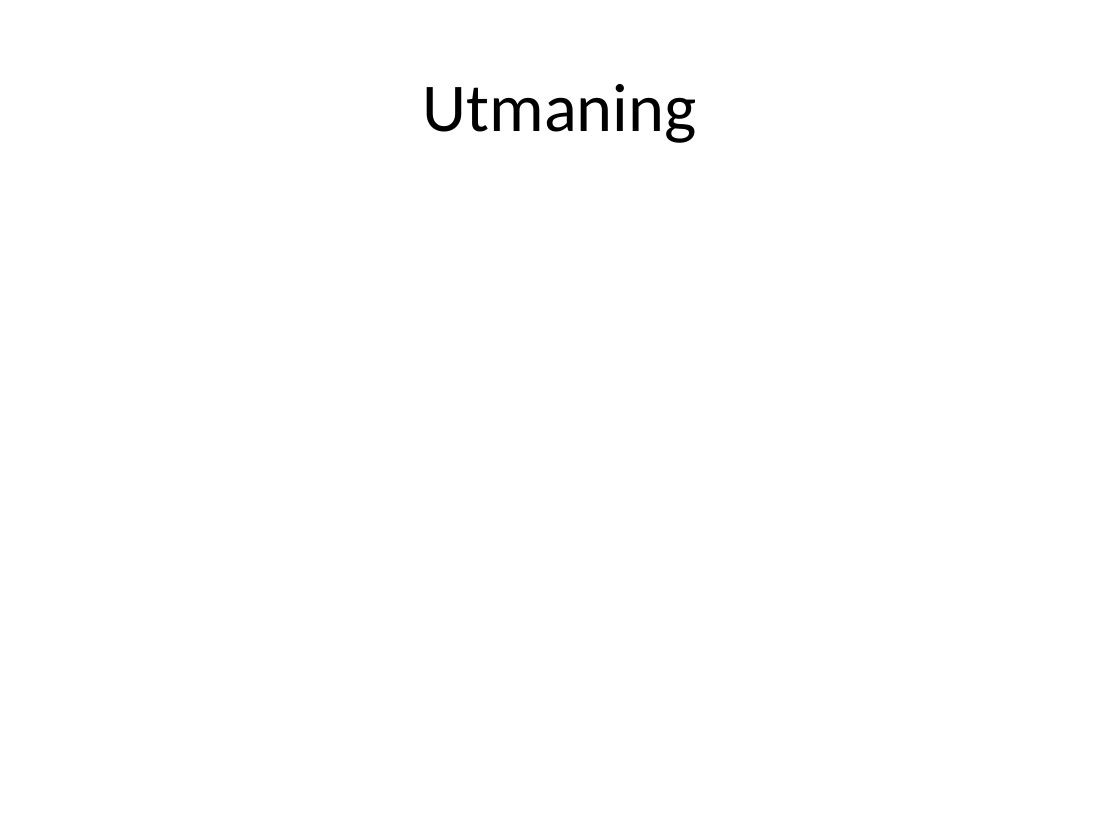
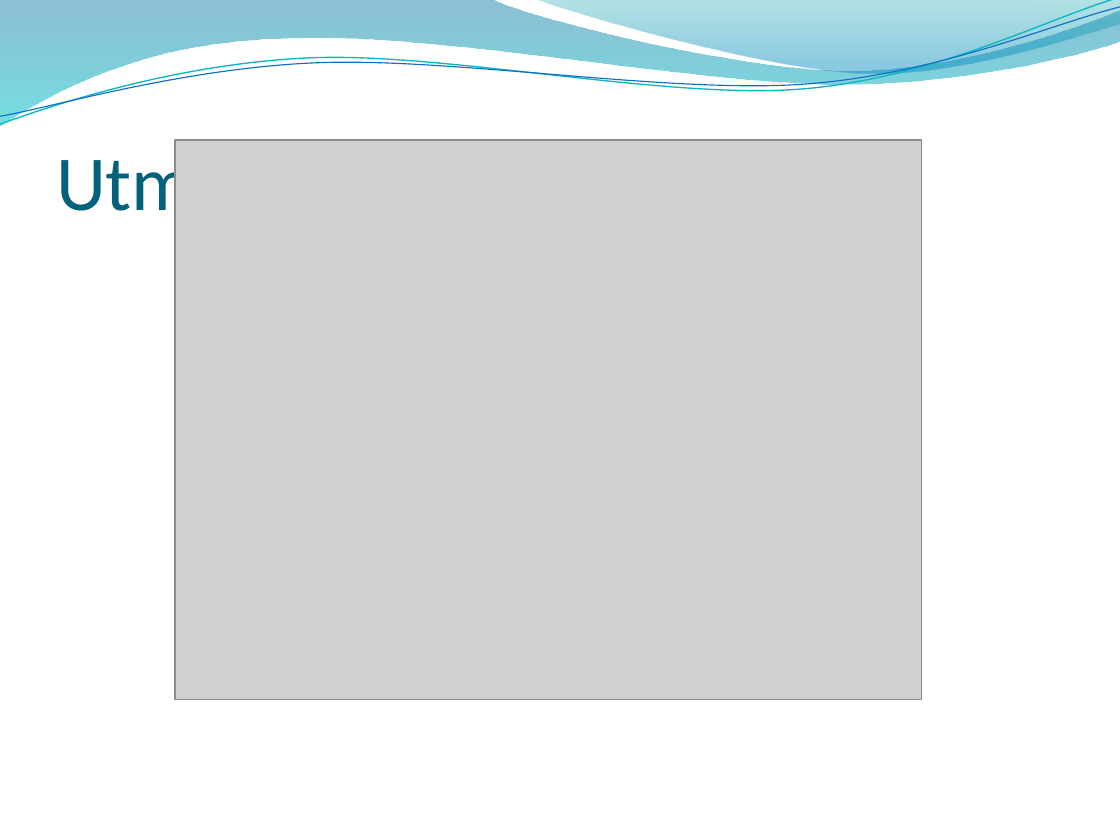
Before and after one commit to me97esn/groovyseminarium, a slide deck: slide 4 of groovyseminarie/dokument/groovyseminarium_source.pptx (slide 3 before the commit). Drawn at 1120x840 pixels with LibreOffice and Linux fonts; fonts in the diff are those of the drawing; grey boxes stand for pictures; background and template pictures are left out. Boxes give left, top, right and bottom in pixels: in the first picture for what was removed or moved away, otherwise in the second. Text is boxed around its words. In the diff, an @@ line names an element or a change of style, - is before the commit and + after.

```diff
--- a/groovyseminarie/dokument/groovyseminarium_source.pptx
+++ b/groovyseminarie/dokument/groovyseminarium_source.pptx
@@ freeform shape added at bbox=[0, 0, 1120, 127], fill gradient #0074A1 to #00C6CF @@
@@ freeform shape added at bbox=[0, 0, 1120, 131], outline #0AB8BF 0.85 pt @@
@@ freeform shape added at bbox=[0, 7, 1120, 125], outline #0F6FC6 0.75 pt @@
@@ freeform shape added at bbox=[536, 0, 1120, 77], fill gradient #00A1A9 to #008BBF @@
@@ title "Utmaning": place and size @@
-title "Utmaning" at bbox=[423, 84, 697, 143]
+title "Utmaning" at bbox=[56, 146, 367, 229]
@@ title "Utmaning" at bbox=[56, 146, 367, 229]: size 44 to 50 pt, text colour #000000 to #04617B; alignment centre to left; vertical alignment middle to bottom @@
@@ picture added at bbox=[175, 140, 922, 700] @@
```
Also in this commit, not shown: 56 other slides changed, 3 slides added, 5 slides removed, 3 other files.
